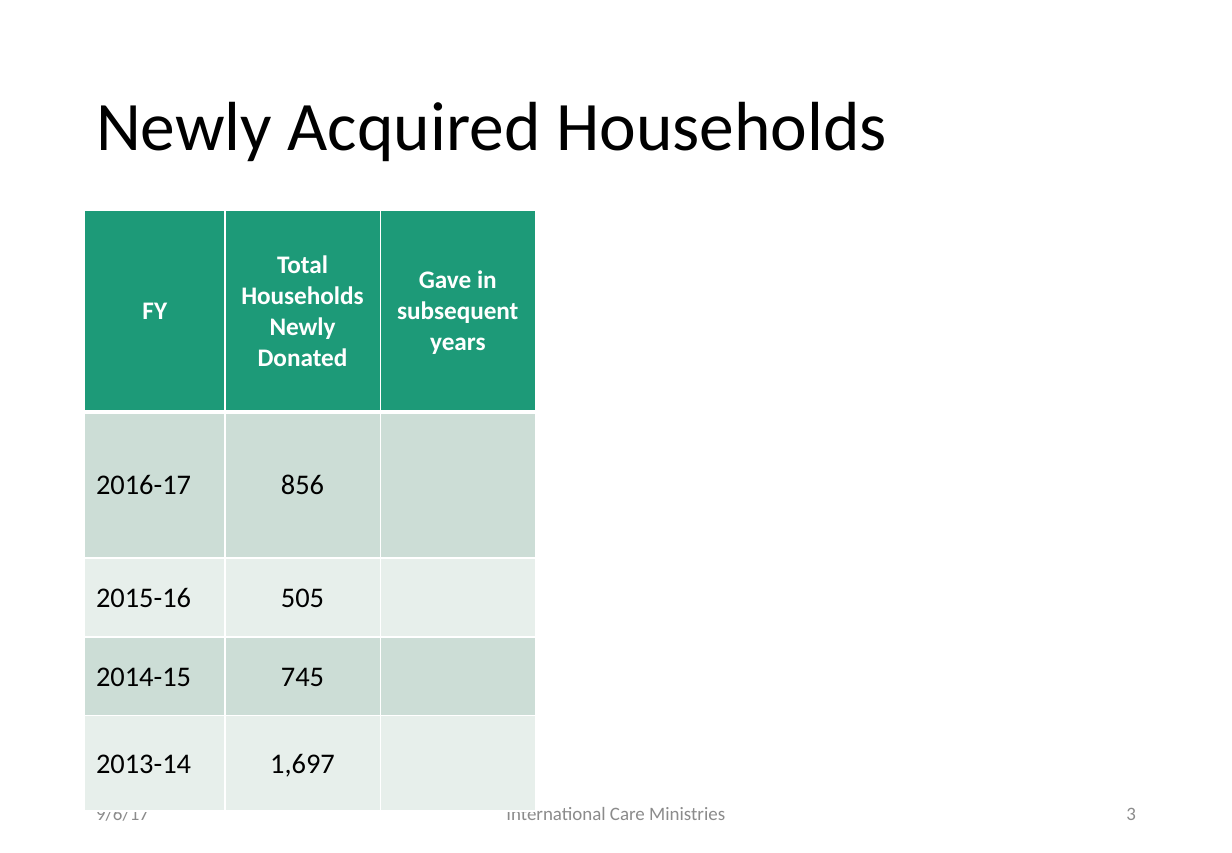
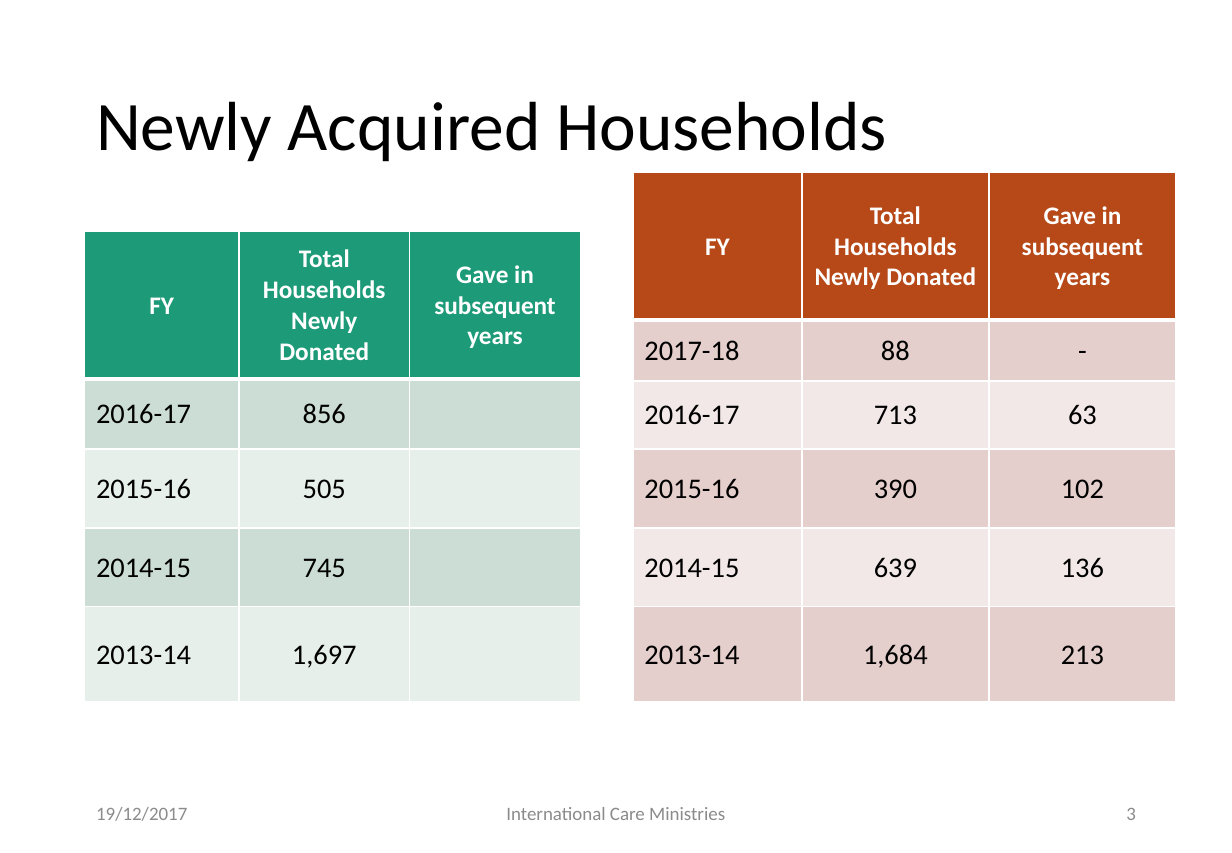
Before and after one commit to cal65/ICM, a slide deck: slide 3 of ICM Fundraising Review_Cal 20170609.pptx. Drawn at 1232x853 pixels with LibreOffice and Linux fonts; fonts in the diff are those of the drawing; background and template pictures are left out. Boxes give left, top, right and bottom in pixels: in the first picture for what was removed or moved away, otherwise in the second. Text is boxed around its words. In the diff, an @@ line names an element or a change of style, - is before the commit and + after.

```diff
--- a/ICM Fundraising Review_Cal 20170609.pptx
+++ b/ICM Fundraising Review_Cal 20170609.pptx
@@ table added at box(634, 173, 1177, 703), 6 rows, 3 columns @@
+FY | Total Households Newly Donated | Gave in subsequent years
+2017-18 | 88 | -
+2016-17 | 713 | 63
+2015-16 | 390 | 102
+2014-15 | 639 | 136
+2013-14 | 1,684 | 213
@@ table: place and size @@
-table at box(84, 210, 536, 811)
+table at box(84, 232, 580, 703)
@@ text at box(96, 807, 187, 821): text changed @@
-9/6/17
+19/12/2017
```
Also in this commit, not shown: 9 other slides changed, 16 other files.
